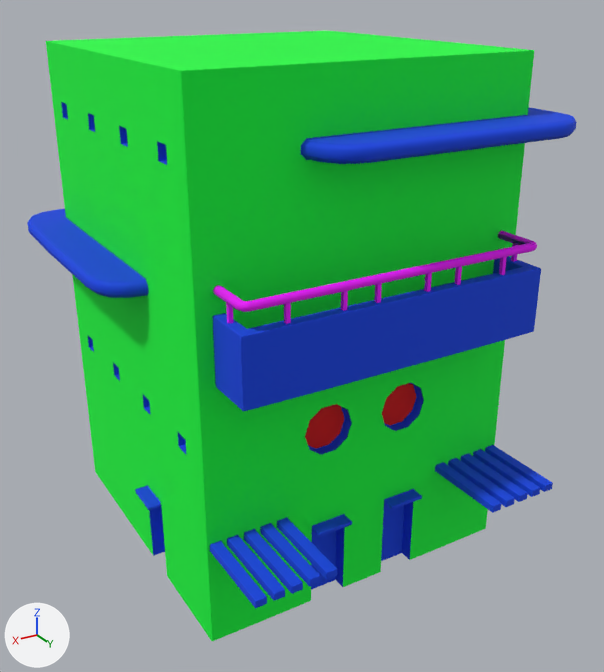
The FBX model Modélisations/01_Environements/01_Building/FBX/B_04.FBX, before and after one commit.
Before and after are seen from a 50 mm lens placed at (13.63, 21.26, 13.41), pointed at (3.83, 4.94, 5.26). The axes (+X, +Y, +Z) are drawn at lower left. The lights are the same throughout. Vertices at the same position are counted once.

Names of what the first picture shows: 'Balcon_B_04', 'Bar_Deco_B_04', 'Batiment_04', 'Corniche_01', 'Corniche_02'.
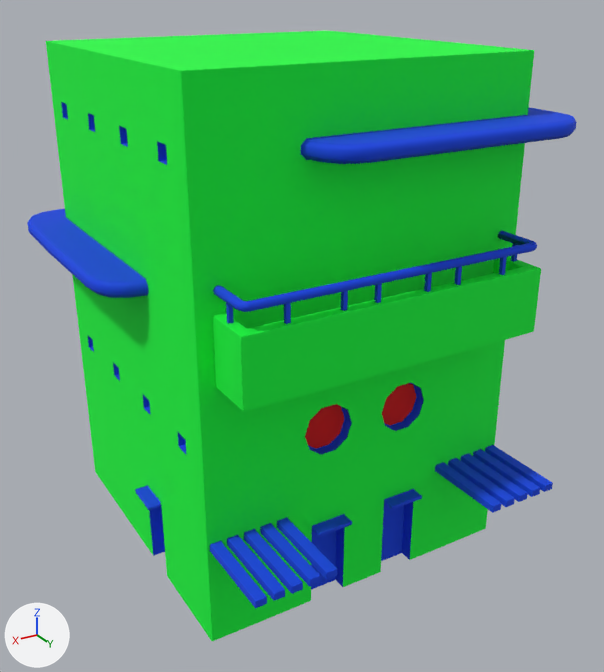
Where the newer file only moved an object's origin or applied its transform, the numbers keep the older frame.

Changed parts and their boxes (x1, y1, x2, y2) in the pictures (604 x 672 px):
part 1 of me_mesh_001, recoloured (blue to green)
    both: (212, 256, 541, 412)
part 2 of me_mesh_001, recoloured (pink to blue)
    both: (213, 230, 537, 324)

The change, as a list of edits to the scene's bpy script:
```text
Change me_mesh_001:
    where me_mesh_001.from_pydata(...)  # 179 vertices, 132 faces; spans x 0.34..7.61, y 6.67..9.17, z 6.12..8.2
    used by ob_balcon_b_04; location = (0.0, 0.0, 0.0)
    me_mesh_001 part 1: all 44 faces that had it switch from mat_extrution (blue #0042e5) to mat_wall (green #00ff3d)
    me_mesh_001 part 2: all 88 faces that had it switch from mat_balcony_railing (pink #ed00ff) to mat_extrution (blue #0042e5)
```
